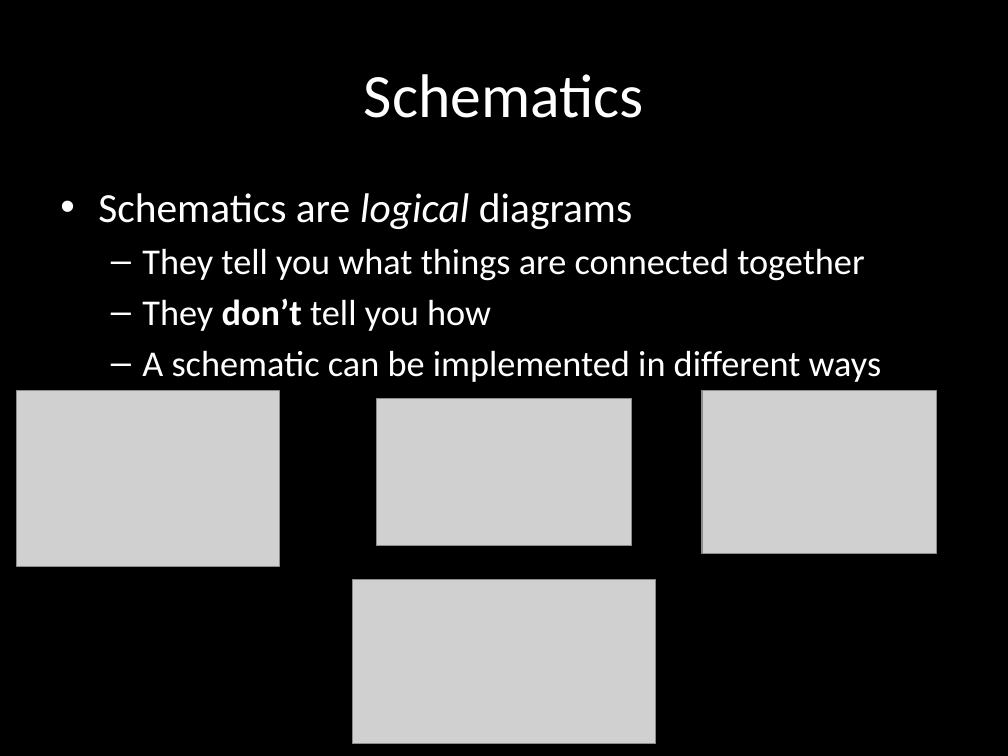
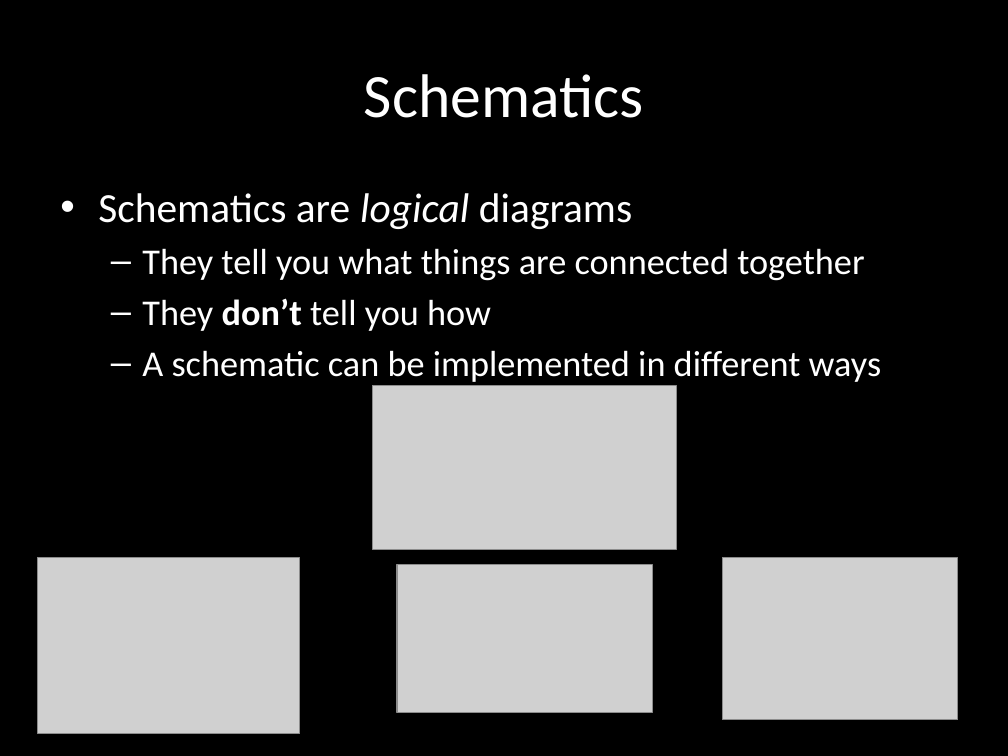
Before and after one commit to carlosgj/FRC-Training, a slide deck: slide 22 of Electronics 101.pptx. Drawn at 1008x756 pixels with LibreOffice and Linux fonts; fonts in the diff are those of the drawing; grey boxes stand for pictures; background and template pictures are left out. Boxes give left, top, right and bottom in pixels: in the first picture for what was removed or moved away, otherwise in the second. Text is boxed around its words. In the diff, an @@ line names an element or a change of style, - is before the commit and + after.

```diff
--- a/Electronics 101.pptx
+++ b/Electronics 101.pptx
@@ picture: place and size @@
-picture at [353,580,656,743]
+picture at [373,386,676,549]
@@ 3 pictures: place and size @@
-3 pictures at [17,391,936,568]
+3 pictures at [37,557,958,734]
```
Also in this commit, not shown: 5 other slides changed, 6 slides added, 1 slide removed.
